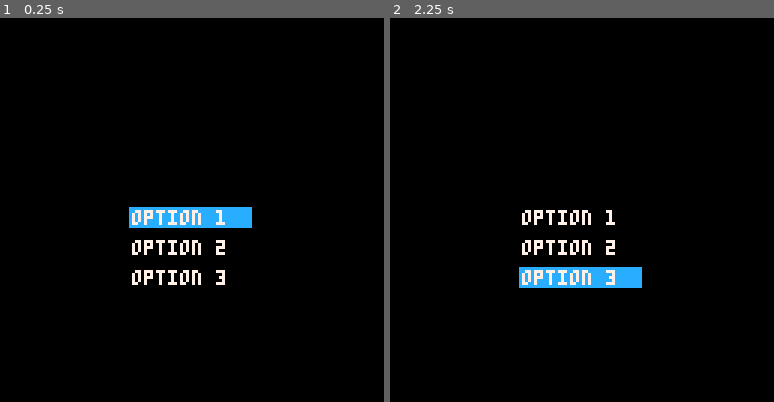
Above: before the commit, frames 1-2 (left to right).
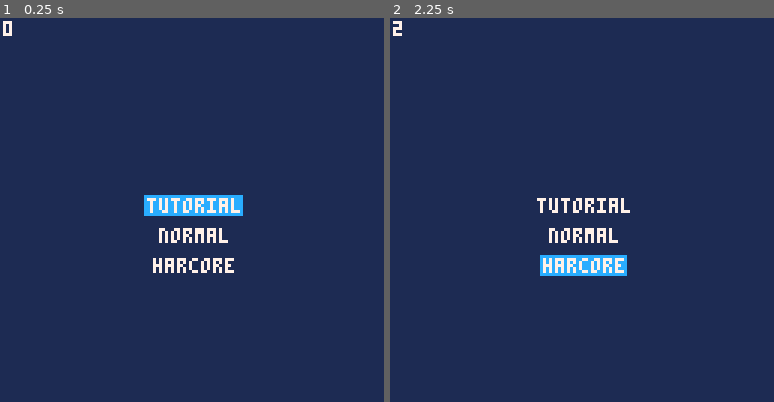
Above: after the commit, the same moments.

Repository: Beetrootmonkey/LudumDare45
Game: PICO-8 cartridge ld45mm.p8
Same seed, same stepped clock (60 frames per second), same inputs: the game is played once before the commit and once after it.
Inputs:
- Up to frame 1 (0.25 s): no input
- Up to frame 2 (2.25 s): tap X (X key) at 0.33, 1.07, 1.85 s; tap O (Z key) at 0.7, 1.7, 2.1 s; hold Right 1.6-2.1 s; hold Up from 2.15 s (still down)

The runs differ from the first frame. In frame 1, 100% of the frame differs, in the area x 0-100%, y 0-100%; in frame 2, 100%.

Commit message:
Update ld45mm.p8

Diff:
--- a/ld45mm.p8
+++ b/ld45mm.p8
@@ -8,31 +8,59 @@
 
 mapH = 127
 mapW = 127
-option = 0
+focusedOption = 0
+offsetX = 64
+offsetY = 50
+offsetPerOption = 10
 
 function _init()
+ options = {}
+ createOption({label="tutorial"})
+ createOption({label="normal"})
+ createOption({label="harcore", disabled=true})
+end
 
+function createOption(props)
+ local option = {
+  label = props.label,
+  name = props.name or props.label,
+  disabled = props.disabled or false
+ }
+ options[#options + 1] = option
 end
 
 
 function _update()
- if btnp(up) then option -= 1 end
- if btnp(down) then option += 1 end
- option %= 3
+ if btnp(up) then focusedOption -= 1 end
+ if btnp(down) then focusedOption += 1 end
+ focusedOption %= 3
 
-if btn(fire1) or btn(fire2) then load("ld45", "main menu") end
+ if btn(fire1) or btn(fire2) then load("ld45", "main menu") end
 
 end
 
 function _draw()
  cls()
- --map(0,0,0,0,mapH,mapW)
+ rectfill(0, 0, mapW, mapH, dark_blue)
+ map(0,0,0,0,mapW,mapH)
 
- rectfill(43, 63 + option * 10, 83, 69 + option * 10, blue)
+ for i=1,#options do
+  local option = options[i]
+  local w = #(option.label) * 4 - 1
+  local x = offsetX - flr(w / 2)
+  local y = offsetY + i * offsetPerOption
 
- print("option 1", 44, 64, white)
- print("option 2", 44, 74, white)
- print("option 3", 44, 84, white)
+  if i - 1 == focusedOption then
+   rectfill(x - 1, y - 1, x + w, y + 5, blue)
+  end
+
+  local color = white
+  if option.disabled then color = light_gray end
+
+  print(option.label, x, y, white)
+ end
+
+ print(focusedOption, 1, 1, white)
 end
 
 
